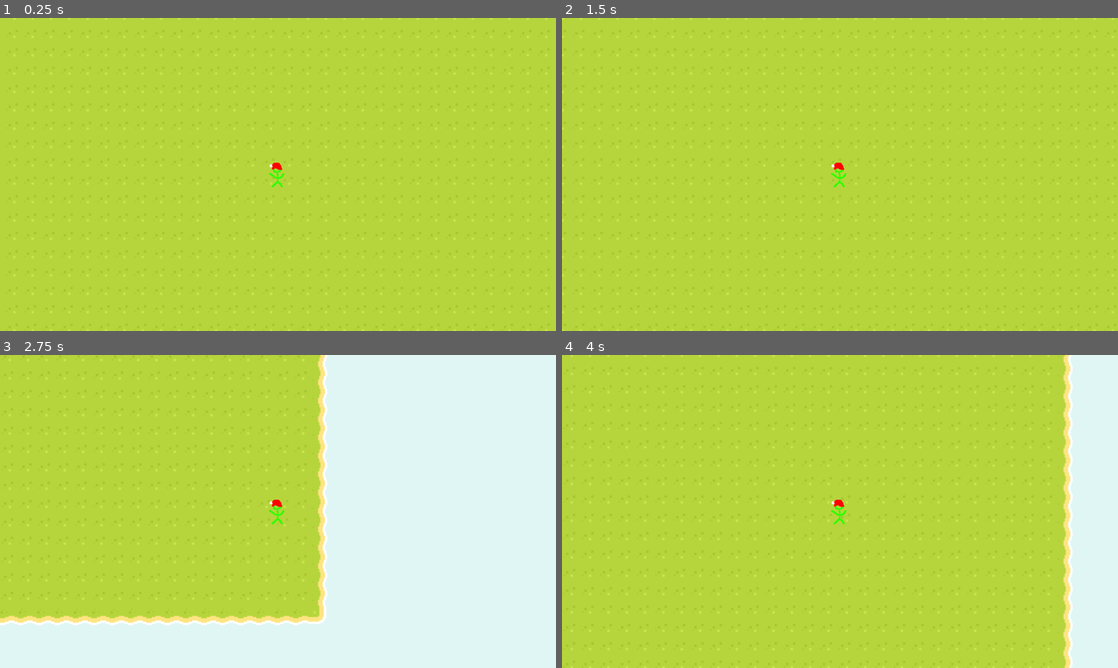
Above: before the commit, frames 1-4 (two rows, left to right).
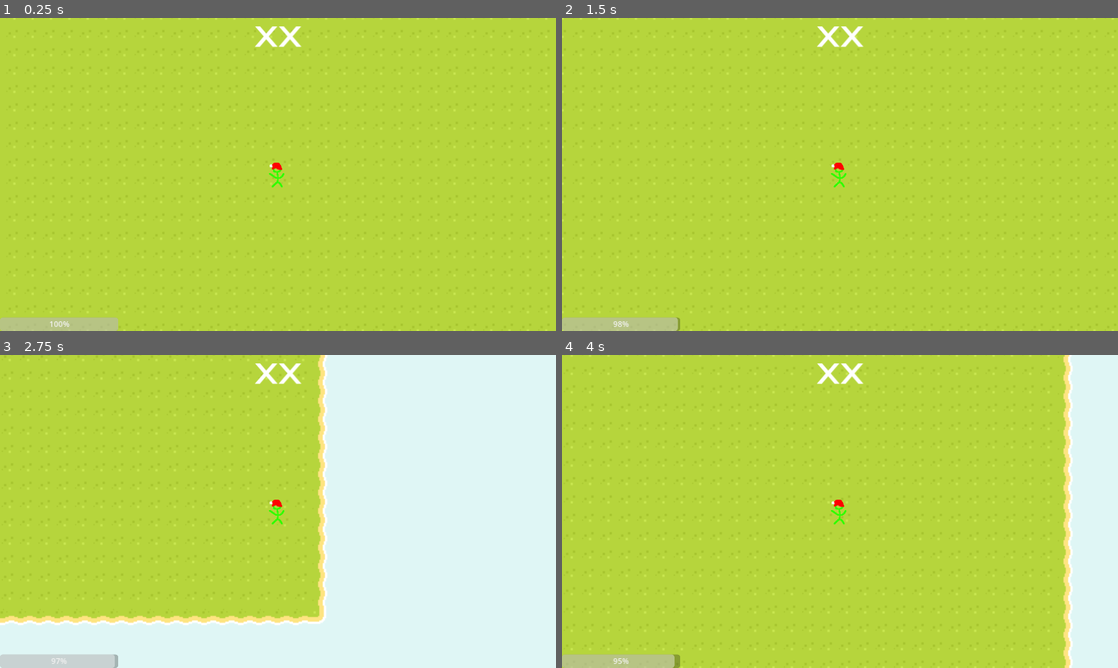
Above: after the commit, the same moments.

Repository: Shmupette/ChristmasProject
Game: Godot game, scene res://scenes/main_scene.tscn
The game is run twice, just before and just after one commit, with the same random seed, the same clock (stepped at 60 frames per second) and the same inputs.
Inputs:
- Up to frame 1 (0.25 s): no input
- Up to frame 2 (1.5 s): tap Enter at 0.5 s; hold D (right) 0.53-1.28 s; hold F (damageTest, bound only after the commit) 0.53-1.28 s; hold S (down) from 1.28 s (still down); tap F (damageTest, bound only after the commit) at 1.35 s
- Up to frame 3 (2.75 s): release S (down) at 2.03 s; hold D (right) from 2.03 s (still down); hold F (damageTest, bound only after the commit) from 2.03 s (still down)
- Up to frame 4 (4 s): release D (right) at 2.78 s; release F (damageTest, bound only after the commit) at 2.78 s; hold W (up) 2.78-3.53 s; tap F (damageTest, bound only after the commit) at 2.85 s; hold A (left) from 3.53 s (still down); hold F (damageTest, bound only after the commit) from 3.53 s (still down)

The runs differ from the first frame. In frame 1, 1.2% of the frame differs, in the area x 0-55%, y 2-100%; in frame 2, 1.2%; in frame 3, 1.1%; in frame 4, 1.2%.

Commit message:
added rough HUD, gave protag health

Diff:
--- a/project.godot
+++ b/project.godot
@@ -45,3 +45,8 @@
 "events": [Object(InputEventKey,"resource_local_to_scene":false,"resource_name":"","device":-1,"window_id":0,"alt_pressed":false,"shift_pressed":false,"ctrl_pressed":false,"meta_pressed":false,"pressed":false,"keycode":0,"physical_keycode":87,"key_label":0,"unicode":119,"echo":false,"script":null)
 ]
 }
+damageTest={
+"deadzone": 0.5,
+"events": [Object(InputEventKey,"resource_local_to_scene":false,"resource_name":"","device":0,"window_id":0,"alt_pressed":false,"shift_pressed":false,"ctrl_pressed":false,"meta_pressed":false,"pressed":false,"keycode":0,"physical_keycode":70,"key_label":0,"unicode":0,"echo":false,"script":null)
+]
+}
--- /dev/null
+++ b/scenes/HUD.tscn
@@ -0,0 +1,27 @@
+[gd_scene load_steps=3 format=3 uid="uid://cam8cuua7gcif"]
+
+[ext_resource type="FontFile" uid="uid://bh4bivby8eqkh" path="res://Assets/fonts/Xolonium-Regular.ttf" id="1_ixvql"]
+[ext_resource type="Script" path="res://scripts/HUD.gd" id="1_ygu6y"]
+
+[node name="CanvasLayer" type="CanvasLayer"]
+script = ExtResource("1_ygu6y")
+
+[node name="ProgressBar_Health" type="ProgressBar" parent="."]
+anchors_preset = 2
+anchor_top = 1.0
+anchor_bottom = 1.0
+offset_top = -27.0
+offset_right = 245.0
+grow_vertical = 0
+
+[node name="Score" type="Label" parent="."]
+anchors_preset = 5
+anchor_left = 0.5
+anchor_right = 0.5
+offset_left = -49.0
+offset_right = 49.0
+offset_bottom = 78.0
+grow_horizontal = 2
+theme_override_fonts/font = ExtResource("1_ixvql")
+theme_override_font_sizes/font_size = 64
+text = "XX"
--- /dev/null
+++ b/scripts/HUD.gd
@@ -0,0 +1,22 @@
+extends CanvasLayer
+
+var player = null
+@onready var progress_bar_health = $ProgressBar_Health
+
+func setPlayer(player):
+	self.player = player
+
+
+# Called when the node enters the scene tree for the first time.
+func _ready():
+	pass # Replace with function body.
+
+
+# Called every frame. 'delta' is the elapsed time since the previous frame.
+func _process(delta):
+	if player != null:
+		updateHeath()
+	pass
+
+func updateHeath():
+	progress_bar_health.value = player.health
--- a/scripts/main_scene.gd
+++ b/scripts/main_scene.gd
@@ -2,6 +2,7 @@
 
 const ENEMY = preload("res://scenes/enemy.tscn")
 const PROTAG = preload("res://scenes/protag.tscn")
+const HUD = preload("res://scenes/HUD.tscn")
 @onready var mob_spawn_timer = $mobSpawnTimer
 @onready var mob_spawn_path = $mobSpawnPath
 var player = null
--- a/scripts/protag.gd
+++ b/scripts/protag.gd
@@ -1,8 +1,16 @@
 extends CharacterBody2D
 
 @export var speed = 400
+@export var health = 100
 
-#func ready():
+const HUD = preload("res://scenes/HUD.tscn")
+var hud = null
+
+func _ready():
+	hud = HUD.instantiate()
+	hud.setPlayer(self)
+	add_child(hud)
+
 
 func get_input():
 	var input_direction = Input.get_vector("left", "right", "up", "down")
@@ -11,3 +19,8 @@
 func _physics_process(delta):
 	get_input()
 	move_and_slide()
+
+func _input(event):
+	if event.is_action_pressed("damageTest"):
+		health -= 1
+		print("HEALTH:",health)
Binary file added: Assets/fonts/Xolonium-Regular.ttf
Not shown, added: Assets/fonts/Xolonium-Regular.ttf.import
